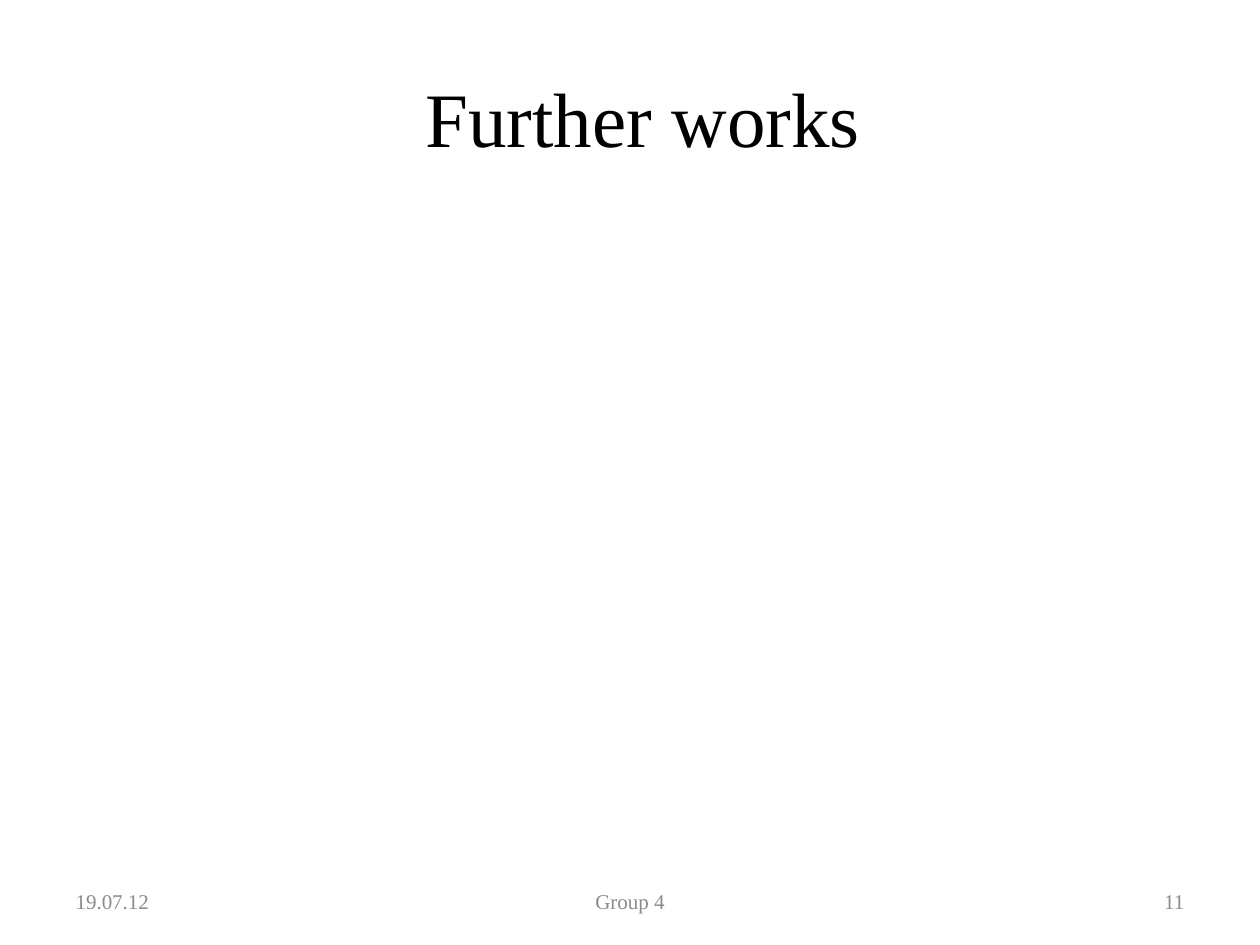
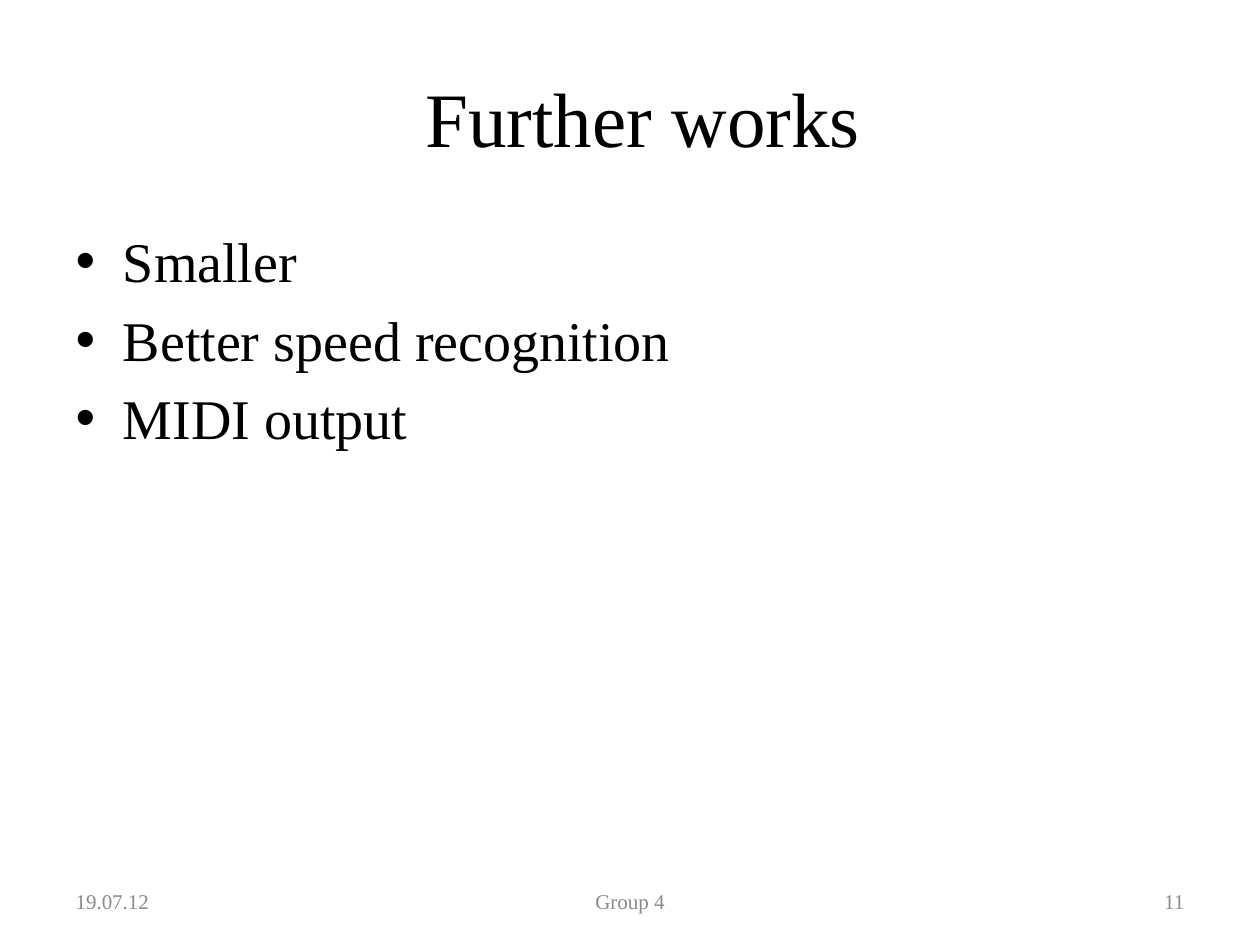
Before and after one commit to zugerisa/2012-Summer-School-Group-4, a slide deck: slide 11 of GlobalSeminarUSA/vortrag/final/final_presentation.pptx. Drawn at 1260x945 pixels with LibreOffice and Linux fonts; fonts in the diff are those of the drawing; background and template pictures are left out. Boxes give left, top, right and bottom in pixels: in the first picture for what was removed or moved away, otherwise in the second. Text is boxed around its words. In the diff, an @@ line names an element or a change of style, - is before the commit and + after.

Commit message:
PPT

```diff
--- a/GlobalSeminarUSA/vortrag/final/final_presentation.pptx
+++ b/GlobalSeminarUSA/vortrag/final/final_presentation.pptx
@@ text added at (123, 243, 670, 450), 32 pt, text #000000 @@
+• Smaller
+• Better speed recognition
+• MIDI output
```
